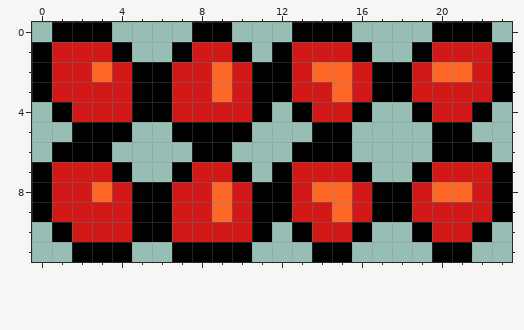
A pixel-art sprite gets an edit: AnodyneSharp/AnodyneSharp.Shared/Content/textures/sprites/enemies/bedroom/slime_goo.png. Above is the file before it was changed.
The file is 24x12 pixels.
After:
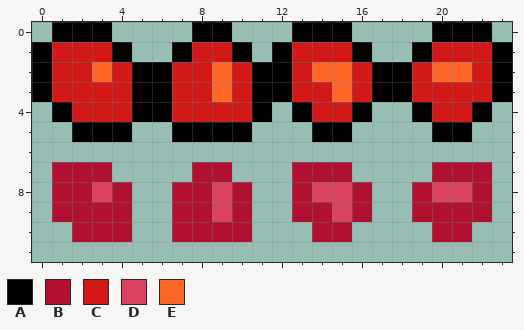
Palette (. is transparent): A #000000  B #b21030  C #d31818  D #db4161  E #fe6725
Diff:
y 6: x 1..3 AAA -> ...; x 8..9 AA -> ..; x 13..15 AAA -> ...; x 20..22 AAA -> ...
y 7: x 0..4 ACCCA -> .BBB.; x 7..10 ACCA -> .BB.; x 12..16 ACCCA -> .BBB.; x 19..23 ACCCA -> .BBB.
y 8: x 0..23 ACCECAACCECAACEECAACEECA -> .BBDB..BBDB..BDDB..BDDB.
y 9: x 0..23 ACCCCAACCECAACCECAACCCCA -> .BBBB..BBDB..BBDB..BBBB.
y 10: x 1..11 ACCCAACCCCA -> .BBB..BBBB.; x 13..16 ACCA -> .BB.; x 19..22 ACCA -> .BB.
y 11: x 2..4 AAA -> ...; x 7..10 AAAA -> ....; x 14..15 AA -> ..; x 20..21 AA -> ..
Where, in picture pixels (left, top, right, bottom), the same in both pictures:
changed: (32, 142, 512, 262)
